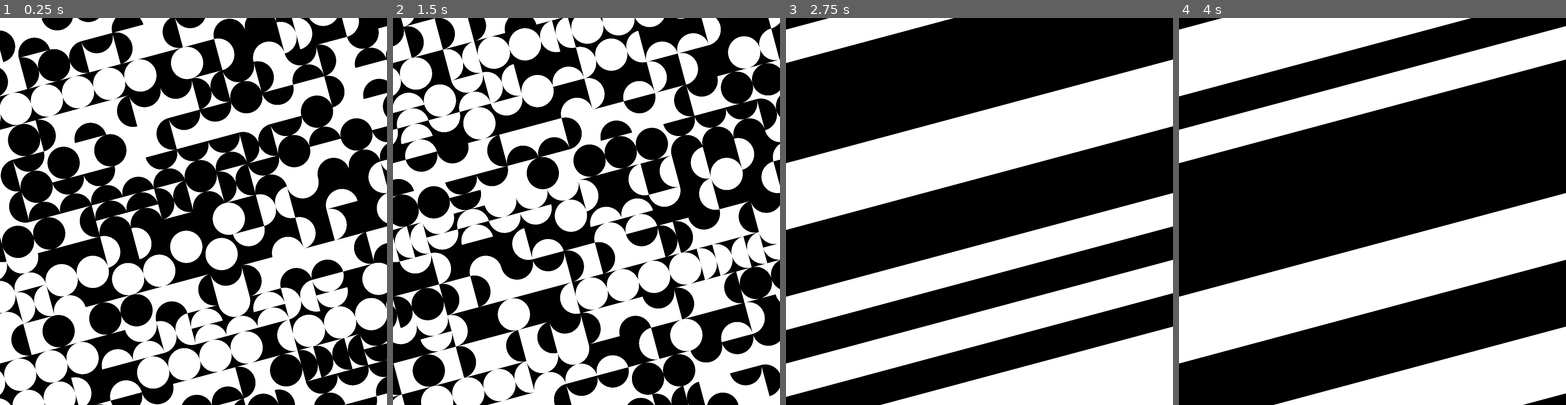
Above: before the commit, frames 1-4 (left to right).
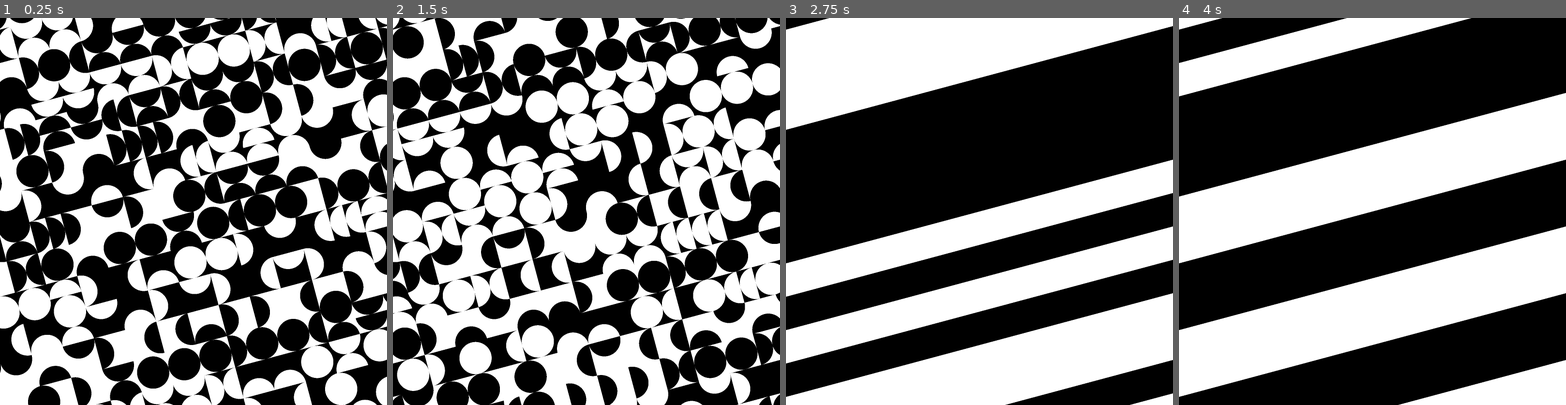
Above: after the commit, the same moments.

Repository: rio-raimundo/Sykora-painting-recreation
Game: Godot game, scene res://scenes/main.tscn
Two runs of this game, one before a commit and one after it. Both use one fixed random seed, a clock stepped at 60 frames per second and the inputs below.
Inputs:
- Up to frame 1 (0.25 s): no input
- Up to frame 2 (1.5 s): tap Enter at 0.5 s; tap P at 0.6 s; tap Space at 1.25 s; hold S from 1.28 s (still down); tap R at 1.35 s
- Up to frame 3 (2.75 s): tap Enter at 2 s; release S at 2.03 s; tap H at 2.1 s
- Up to frame 4 (4 s): tap Space at 2.75 s; tap C at 2.85 s; tap Enter at 3.5 s; hold S from 3.53 s (still down); tap P at 3.6 s

The runs differ from the first frame. In frame 1, 53% of the frame differs, in the area x 0-100%, y 0-100%; in frame 2, 55%; in frame 3, 75%; in frame 4, 51%.

Commit message:
Made own screen for grid square

Diff:
--- /dev/null
+++ b/scenes/GridSquare.tscn
@@ -0,0 +1,6 @@
+[gd_scene load_steps=2 format=3 uid="uid://qoit2p4su6ph"]
+
+[ext_resource type="Script" uid="uid://ckkm8owygfc8a" path="res://scripts/grid_square.gd" id="1_nxtnf"]
+
+[node name="GridSquare" type="Node2D"]
+script = ExtResource("1_nxtnf")
--- a/scenes/main.tscn
+++ b/scenes/main.tscn
@@ -1,6 +1,9 @@
-[gd_scene load_steps=2 format=3 uid="uid://d0pcaxf2op543"]
+[gd_scene load_steps=3 format=3 uid="uid://d0pcaxf2op543"]
 
 [ext_resource type="Script" uid="uid://caqbfqfqy5ojt" path="res://scripts/grid.gd" id="1_o5qli"]
+[ext_resource type="PackedScene" uid="uid://qoit2p4su6ph" path="res://scenes/GridSquare.tscn" id="2_sugp2"]
 
-[node name="Node2D" type="Node2D"]
+[node name="GridHandler" type="Node2D"]
 script = ExtResource("1_o5qli")
+
+[node name="GridSquare" parent="." instance=ExtResource("2_sugp2")]
--- a/scripts/grid.gd
+++ b/scripts/grid.gd
@@ -6,6 +6,8 @@
 const WORLD_ROTATION: float = -PI/12
 const N_SEMICIRCLE_SEGMENTS: int = 64
 
+const GridSquareScene = preload("res://scenes/GridSquare.tscn")
+
 # Event probabilities
 # Patterns: Single semicircle against edge, double stacked semcircles, circle, two semicircles facing inwards
 const P_PATTERNS_STARTING = [0.5, 0.1, 0.2, 0.2]  # initial probability of generating each pattern (first passthrough)
@@ -27,28 +29,6 @@
 var grid_squares = []
 
 
-# --- CLASS DEFINTIIONS ---
-## Contains attributes for each square of the grid.
-class GridSquare:
-	var centre: Vector2
-	var is_white: bool
-	var initial_pattern_idx: int
-	var orientation: float
-
-	var current_pattern_idx: int = 0
-
-	func _init(
-		centre: Vector2,
-		is_white: bool = false,
-		initial_pattern_idx: int = 0,
-		orientation: float = 0,
-	):
-		self.centre = centre
-		self.is_white = is_white
-		self.initial_pattern_idx = initial_pattern_idx
-		self.orientation = orientation
-
-
 # --- MAIN FUNCTIONS ---
 func _ready():
 	# Seed the random seed generator with a unique value
@@ -59,12 +39,17 @@
 	for row in range(N_DRAWN_CELLS):
 		grid_squares.append([])
 		for col in range(N_DRAWN_CELLS):
-			# Centre never changes so we can initialise it
-			var centre = Vector2(
+			# Centre position never changes so we can initialise it
+			var position = Vector2(
 				(col-EXTRA_DRAWN/2)*cell_length + cell_length/2,
 				(row-EXTRA_DRAWN/2)*cell_length + cell_length/2
 			)
-			grid_squares[row].append(GridSquare.new(centre))
+
+			# Initialise our grid square scene as a child and call the setup function
+			var instance = GridSquareScene.instantiate()
+			instance.setup(position)
+			add_child(instance)
+			grid_squares[row].append(instance)
 
 	# Generate the grid squares and semicircles and queue the first redraw of the scene
 	_generate_grid_squares()
@@ -128,14 +113,14 @@
 
 			# Define grid square attributes and draw it
 			draw_colored_polygon(
-				_to_world(gen_square_points(g.centre, Vector2(cell_length, cell_length))),
+				_to_world(gen_square_points(g.position, Vector2(cell_length, cell_length))),
 				_to_color(g.is_white)
 			)
 
 			# Draw semicircles using current pattern
 			if show_circles:
 				_draw_semicircle_pattern(
-					g.centre,
+					g.position,
 					g.current_pattern_idx,
 					g.orientation,
 					_to_color(!g.is_white)
--- /dev/null
+++ b/scripts/grid_square.gd
@@ -0,0 +1,19 @@
+extends Node2D
+
+# Initialise variables
+var is_white: bool
+var initial_pattern_idx: int
+
+var orientation: float = 0.0
+var current_pattern_idx: int = 0
+
+func setup(
+	position: Vector2,
+	is_white: bool = false,
+	initial_pattern_idx: int = 0,
+	orientation: float = 0,
+):
+	self.position = position
+	self.is_white = is_white
+	self.initial_pattern_idx = initial_pattern_idx
+	self.orientation = orientation
Not shown, added: scripts/grid_square.gd.uid
